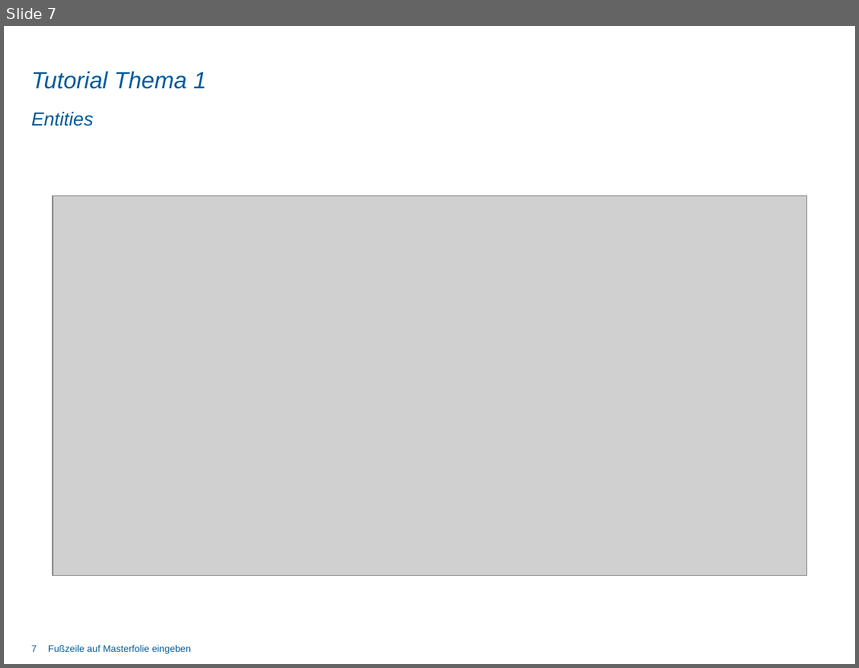
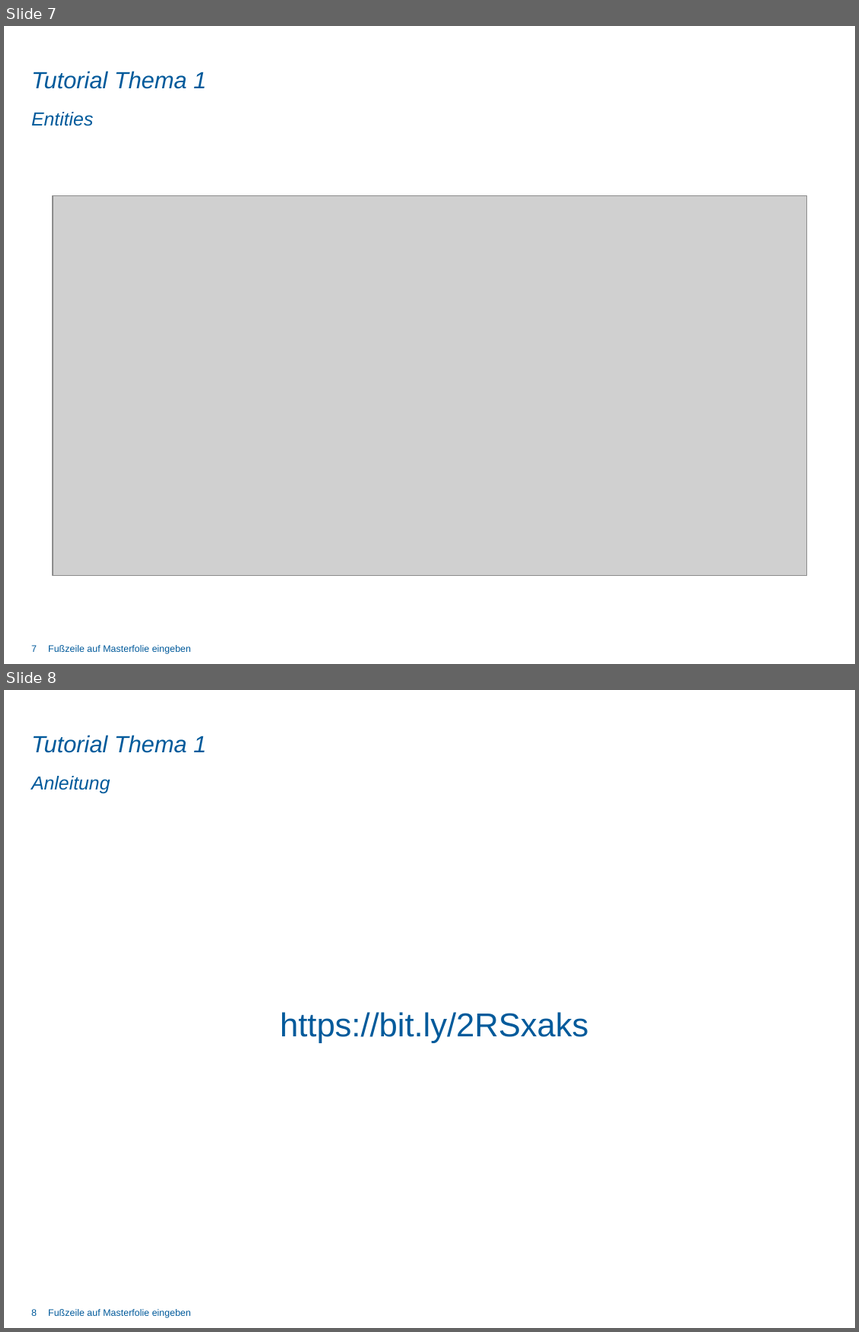
Before and after one commit to Matthias-Str/iis_thema_1, a slide deck: Tutorial/Thema1_Tutorial_Einfuehrung.pptx. Shown one above the other, each under a label of ours: slide 7 before the commit, slides 7 and 8 after it. The pictures are 859x668 and 859x1332 pixels, drawn with LibreOffice and Linux fonts; fonts in the diff are those of the drawing; grey boxes stand for pictures; background and template pictures are left out. Boxes give left, top, right and bottom in pixels: in the first picture for what was removed or moved away, otherwise in the second. Text is boxed around its words. In the diff, an @@ line names an element or a change of style, - is before the commit and + after.

Commit message:
update presentation

```diff
--- a/Tutorial/Thema1_Tutorial_Einfuehrung.pptx
+++ b/Tutorial/Thema1_Tutorial_Einfuehrung.pptx
@@ slide 8 added at bbox=[4, 690, 855, 1328], background picture (left out); not listed: 1 template element that a slide beside it also shows @@
@@ title added at bbox=[31, 735, 206, 753], 19.8 pt, text #005A9B, italic @@
+Tutorial Thema 1
@@ subtitle added at bbox=[31, 776, 110, 793], 16 pt, text #005A9B, italic @@
+Anleitung
@@ text added at bbox=[280, 1012, 588, 1043], 28 pt, text #005A9B @@
+https://bit.ly/2RSxaks
@@ page number added at bbox=[31, 1309, 37, 1316], 8 pt, text #005A9B @@
+8
```
